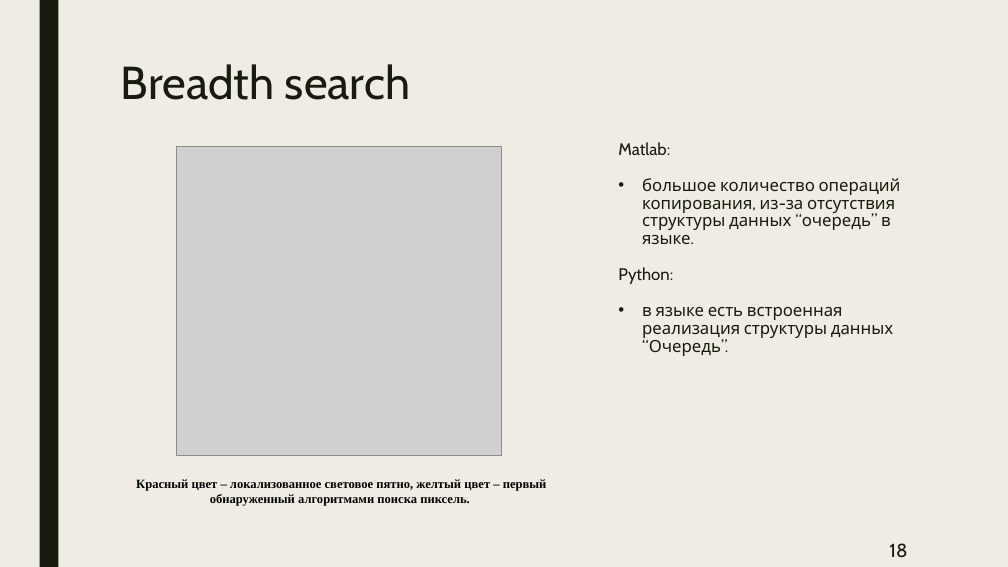
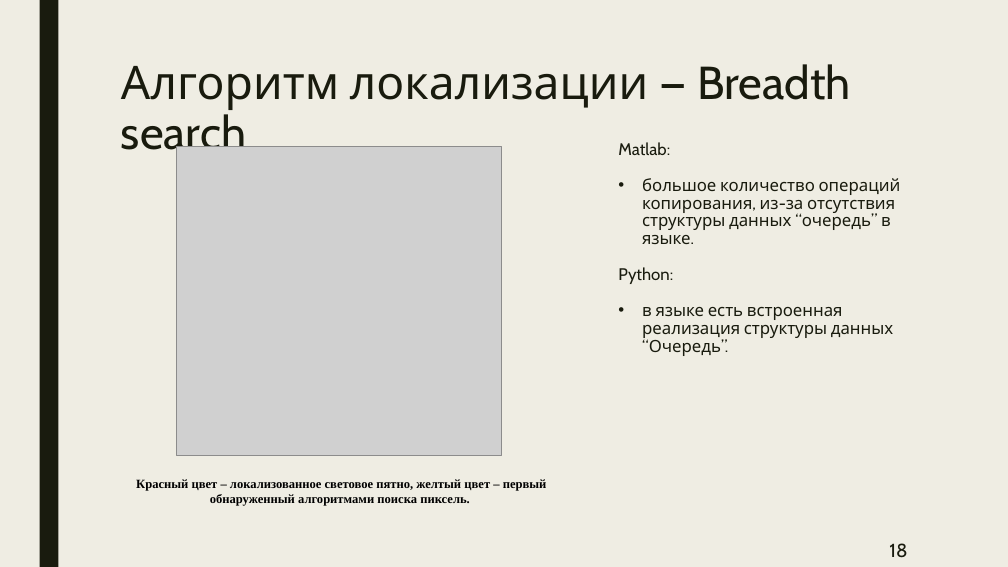
Before and after one commit to BarikQ/course_4, a slide deck: slide 18 of Pres/Диплом преза.pptx. Drawn at 1008x567 pixels with LibreOffice and Linux fonts; fonts in the diff are those of the drawing; grey boxes stand for pictures. Boxes give left, top, right and bottom in pixels: in the first picture for what was removed or moved away, otherwise in the second. Text is boxed around its words. In the diff, an @@ line names an element or a change of style, - is before the commit and + after.

```diff
--- a/Pres/Диплом преза.pptx
+++ b/Pres/Диплом преза.pptx
@@ title at (121,64,851,160): text changed @@
-Breadth search
+Алгоритм локализации — Breadth search
```
Also in this commit, not shown: 14 other slides changed, 14 other files.
